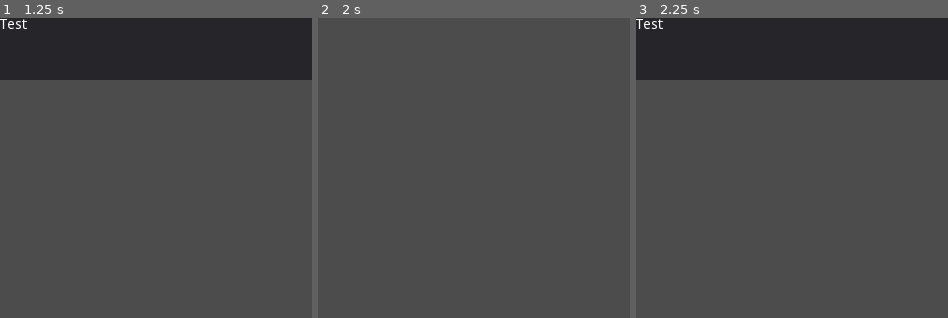
Above: before the commit, frames 1-3 (left to right).
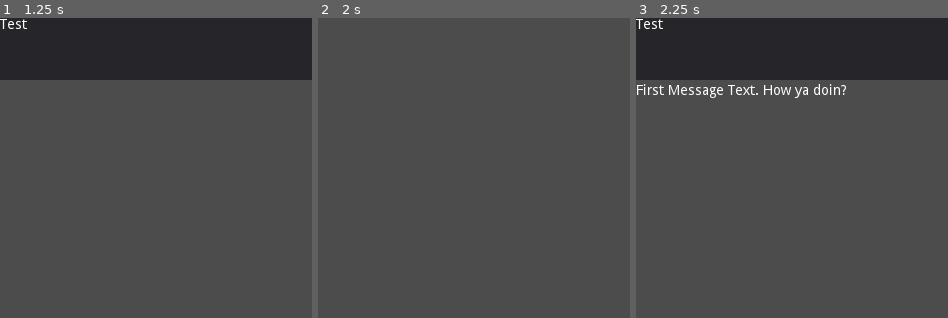
Above: after the commit, the same moments.

Repository: ThomasApplewhite/LexGame
Game: Godot game, scene res://Scripts_Scenes/TestScenes/ConversationEntryTester.tscn
Same seed, same stepped clock (60 frames per second), same inputs: the game is played once before the commit and once after it.
Inputs:
- Up to frame 1 (1.25 s): click "Slate On" at 0.5 s
- Up to frame 2 (2 s): click "Slate Off" at 1.25 s
- Up to frame 3 (2.25 s): click "Slate On" at 2 s
The pictures show only the part of the screen within x 0-50%, y 0-50%; the shares and areas given below are measured in that part.

Frames 1-2 are identical in both runs. In frame 3, 0.9% of the frame differs, in the area x 0-68%, y 22-27%.
Error before the commit: Invalid call. Nonexistent function 'add_child' in base 'Nil'. (res://Scripts_Scenes/PhoneScenes/AppSlates/GameplayAppSlates/TextMessenger/ConversationAppSlate.…

Commit message:
Fixed ConversationAppSlate being started in ConversationEntry before being added to the scene tree.

Diff:
--- a/Scripts_Scenes/PhoneScenes/AppSlates/GameplayAppSlates/TextMessenger/ConversationEntryNode.gd
+++ b/Scripts_Scenes/PhoneScenes/AppSlates/GameplayAppSlates/TextMessenger/ConversationEntryNode.gd
@@ -26,8 +26,8 @@
 func create_conversation_slate():
 	convo_slate = convo_slate_scene.instance()
 	convo_slate.initialize_convo_slate(conversation_resource, self, last_displayed_chunk_index)
+	add_child(convo_slate)
 	convo_slate.start_convo_slate()
-	add_child(convo_slate)
 	convo_slate_is_active = true
 
 func remove_conversation_slate():
Not shown, changed: Documentation/Phone/AppSlates/TextMessageAppSlate/ConversationEntyTestingNotes.md
